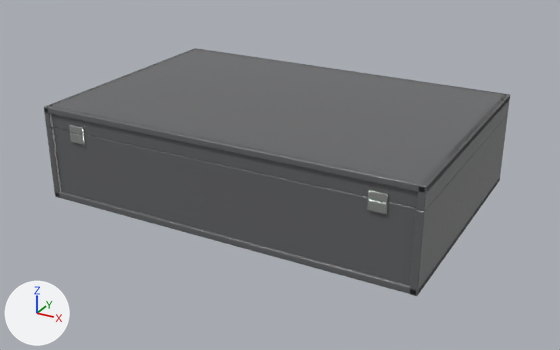
What one commit did to the Blender file pockets-volume-6-model.blend.
Camera for both pictures: a 50 mm camera at (0.278, -0.509, 0.267) aimed at (0.003, -0.009, 0.017). Arrows for +X, +Y and +Z are at lower left; the lights stay in place. The picture after the commit comes second.

In view in the first picture: 'Case_base', 'Case_end.001', 'Case_side', 'Case_side.001', 'Lid_end.001', 'Lid_side', 'Lid_side.001', 'Lid_top' and 5 more.
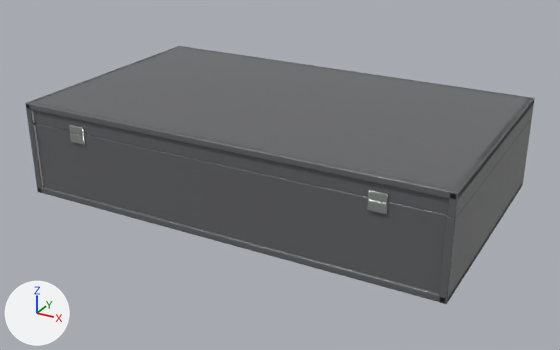
Location of each change, (x1, y1, x2, y2) in pixels of the pictures (560 x 350 px):
'Lid_top', rescaled (9% wider): before (44, 48, 510, 193); after (26, 46, 534, 199)
'Case_end.001', rescaled (13% wider, 8% taller): before (54, 128, 417, 285); after (35, 124, 447, 293)
'Case_side.001', moved: before (409, 114, 508, 296); after (439, 118, 532, 304)
'Lid_end.001', rescaled (14% wider, 10% taller): before (51, 107, 418, 208); after (33, 104, 451, 215)
'Lid_side.001', moved: before (417, 94, 510, 211); after (447, 97, 535, 218)
'Case_base', rescaled (9% wider): before (55, 178, 500, 294); after (39, 182, 523, 303)
'Case_side', moved: before (46, 127, 61, 198); after (28, 123, 44, 193)
'Lid_side', moved: before (44, 48, 197, 128); after (25, 46, 180, 124)

The change, as a diff of the scene's bpy script:
```diff
--- a/pockets-volume-6-model.blend.py
+++ b/pockets-volume-6-model.blend.py
@@ me_cube_020 @@
 # used by ob_case_base; parent = ob_pocket_case; location = (0.0, 0.0, 0.00279)
-me_cube_020.from_pydata(...)  # 8 vertices, 6 faces; spans x -0.152..0.152, y -0.102..0.102, z -0.003..0.003
+me_cube_020.from_pydata(...)  # 8 vertices, 6 faces; spans x -0.171..0.171, y -0.102..0.102, z -0.003..0.003
+# me_cube_020 part 1: the whole mesh is scaled about its middle by (1.13, 1, 1)
 me_cube_020.materials.append(mat_utsw_shell_plastic_gray)
@@ me_cube_029 @@
 # used by ob_case_end_001; parent = ob_pocket_case; location = (0.0, -0.0978, 0.0298); scale = (1.0, 1.0, 1.27)
-me_cube_029.from_pydata(...)  # 8 vertices, 6 faces; spans x -0.147..0.147, y -0.002..0.002, z -0.023..0.023
+me_cube_029.from_pydata(...)  # 8 vertices, 6 faces; spans x -0.166..0.166, y -0.002..0.002, z -0.023..0.023
+# me_cube_029 part 2: the whole mesh is scaled about its middle by (1.13, 1, 1)
 me_cube_029.materials.append(mat_utsw_shell_plastic_gray)
@@ me_cube_044 @@
 # used by ob_lid_top; parent = ob_pocket_lid; location = (0.0, -0.0991, 0.014)
-me_cube_044.from_pydata(...)  # 8 vertices, 6 faces; spans x -0.152..0.152, y -0.102..0.102, z -0.003..0.003
+me_cube_044.from_pydata(...)  # 8 vertices, 6 faces; spans x -0.171..0.171, y -0.102..0.102, z -0.003..0.003
+# me_cube_044 part 3: the whole mesh is scaled about its middle by (1.13, 1, 1)
 me_cube_044.materials.append(mat_utsw_shell_plastic_gray)
@@ me_cube_037 @@
 # used by ob_lid_end_001; parent = ob_pocket_lid; location = (0.0, -0.197, 0.00826)
-me_cube_037.from_pydata(...)  # 8 vertices, 6 faces; spans x -0.147..0.147, y -0.002..0.002, z -0.008..0.008
+me_cube_037.from_pydata(...)  # 8 vertices, 6 faces; spans x -0.166..0.166, y -0.002..0.002, z -0.008..0.008
+# me_cube_037 part 4: the whole mesh is scaled about its middle by (1.13, 1, 1)
 me_cube_037.materials.append(mat_utsw_shell_plastic_gray)
@@ ob_case_side @@
 ob_case_side.parent = ob_pocket_case
-ob_case_side.location = (-0.15, 0.0, 0.0298)
+ob_case_side.location = (-0.169, 0.0, 0.0298)
 ob_case_side.scale = (1.0, 1.0, 1.27)
@@ ob_case_side_001 @@
 ob_case_side_001.parent = ob_pocket_case
-ob_case_side_001.location = (0.15, 0.0, 0.0298)
+ob_case_side_001.location = (0.169, 0.0, 0.0298)
 ob_case_side_001.scale = (1.0, 1.0, 1.27)
@@ ob_lid_side @@
 ob_lid_side.parent = ob_pocket_lid
-ob_lid_side.location = (-0.15, -0.0991, 0.00826)
+ob_lid_side.location = (-0.169, -0.0991, 0.00826)
 _m = ob_lid_side.modifiers.new('Soft edges', 'BEVEL')
@@ ob_lid_side_001 @@
 ob_lid_side_001.parent = ob_pocket_lid
-ob_lid_side_001.location = (0.15, -0.0991, 0.00826)
+ob_lid_side_001.location = (0.169, -0.0991, 0.00826)
 _m = ob_lid_side_001.modifiers.new('Soft edges', 'BEVEL')
```
